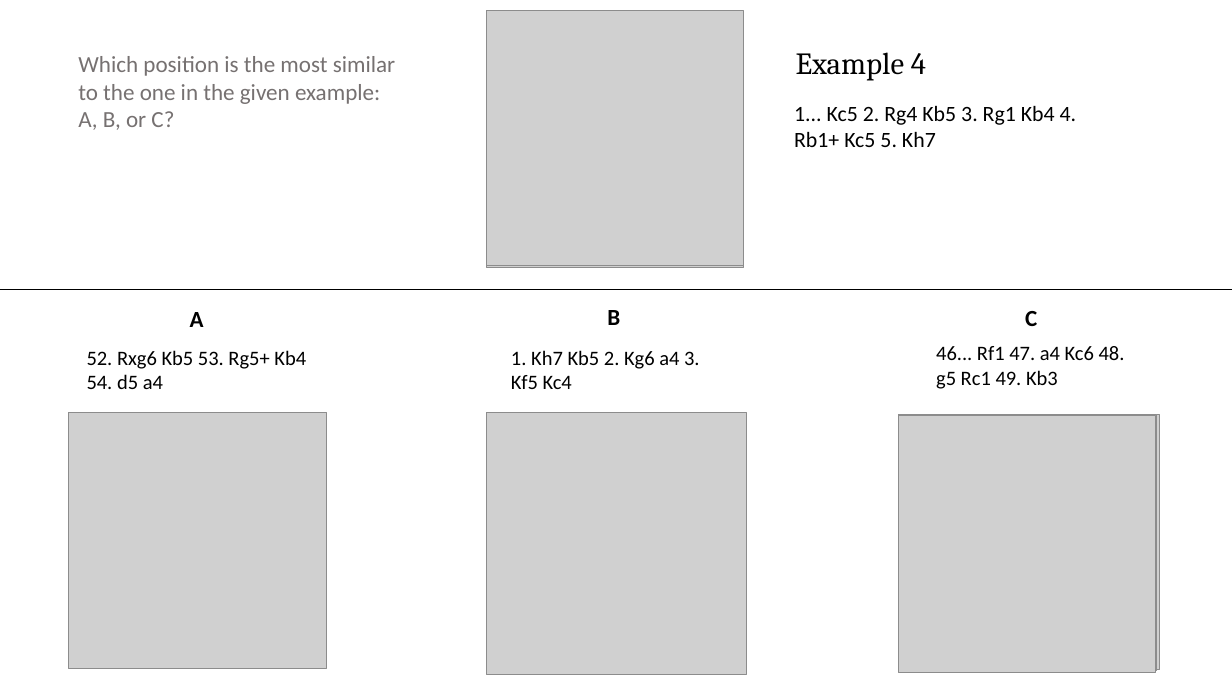
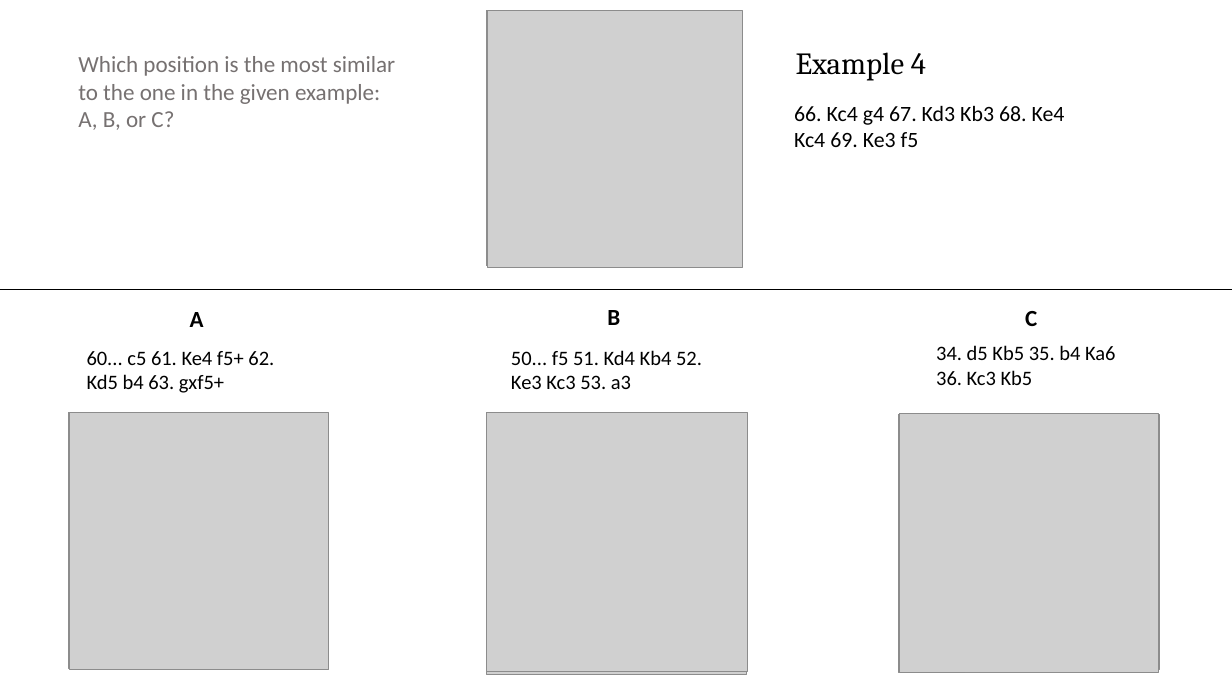
Before and after one commit to zigamedved/ziga-chess, a slide deck: slide 5 of results/Similar_Rook_Endgames.pptx. Drawn at 1232x693 pixels with LibreOffice and Linux fonts; fonts in the diff are those of the drawing; grey boxes stand for pictures. Boxes give left, top, right and bottom in pixels: in the first picture for what was removed or moved away, otherwise in the second. Text is boxed around its words. In the diff, an @@ line names an element or a change of style, - is before the commit and + after.

```diff
--- a/results/Similar_Rook_Endgames.pptx
+++ b/results/Similar_Rook_Endgames.pptx
@@ picture removed at box(486, 11, 744, 265) @@
@@ text at box(794, 106, 1065, 147): text changed @@
-1... Kc5 2. Rg4 Kb5 3. Rg1 Kb4 4. Rb1+ Kc5 5. Kh7
+66. Kc4 g4 67. Kd3 Kb3 68. Ke4 Kc4 69. Ke3 f5
@@ text at box(87, 351, 274, 393): text changed @@
-52. Rxg6 Kb5 53. Rg5+ Kb4 54. d5 a4
+60... c5 61. Ke4 f5+ 62. Kd5 b4 63. gxf5+
@@ text at box(511, 350, 702, 389): text changed @@
-1. Kh7 Kb5 2. Kg6 a4 3. Kf5 Kc4
+50... f5 51. Kd4 Kb4 52. Ke3 Kc3 53. a3
@@ text at box(936, 345, 1115, 385): text changed @@
-46... Rf1 47. a4 Kc6 48. g5 Rc1 49. Kb3
+34. d5 Kb5 35. b4 Ka6 36. Kc3 Kb5
@@ picture added at box(69, 413, 329, 670) @@
@@ picture added at box(486, 413, 748, 672) @@
@@ picture added at box(899, 414, 1159, 673) @@
```
Also in this commit, not shown: 2 other slides changed, 1 other file.
